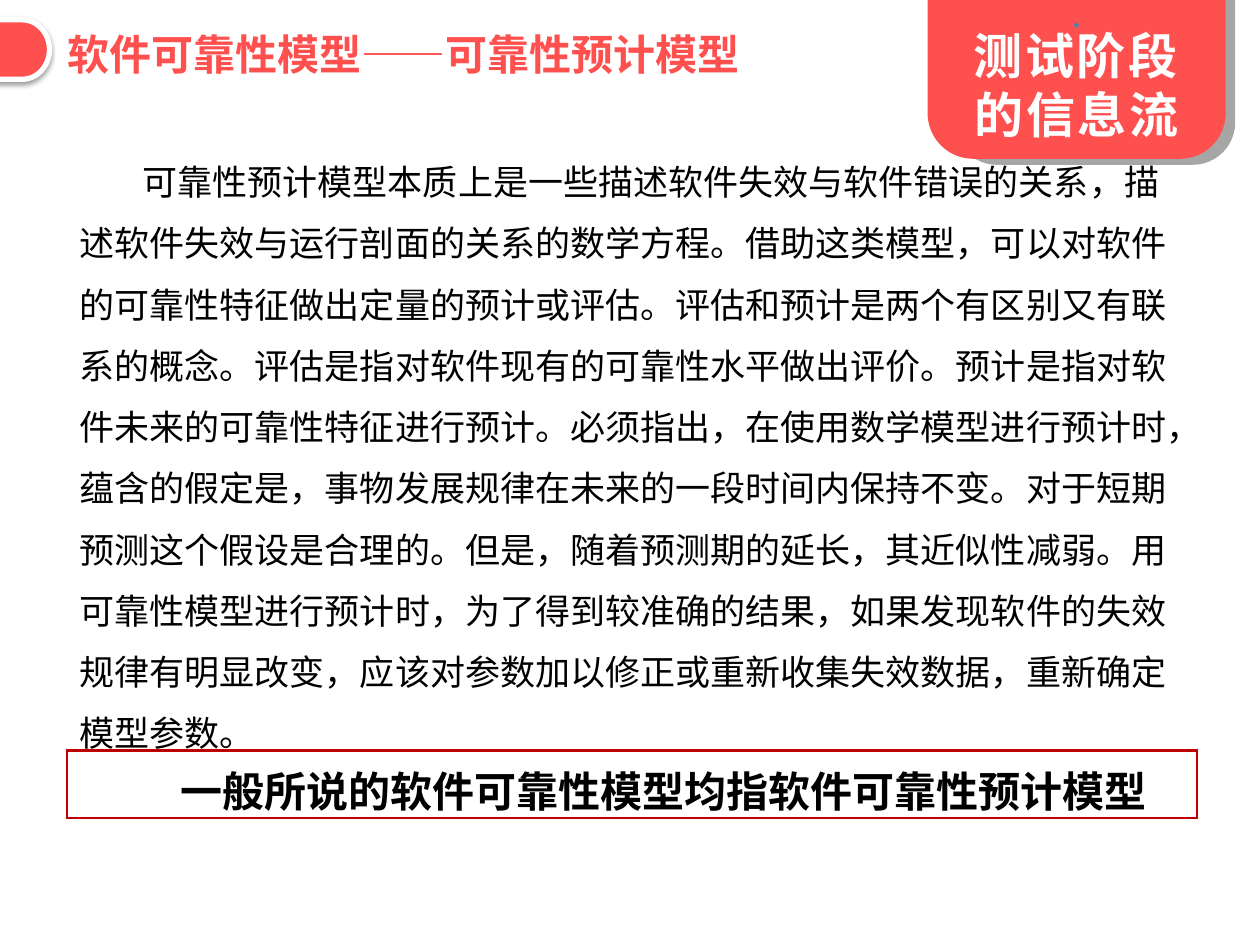
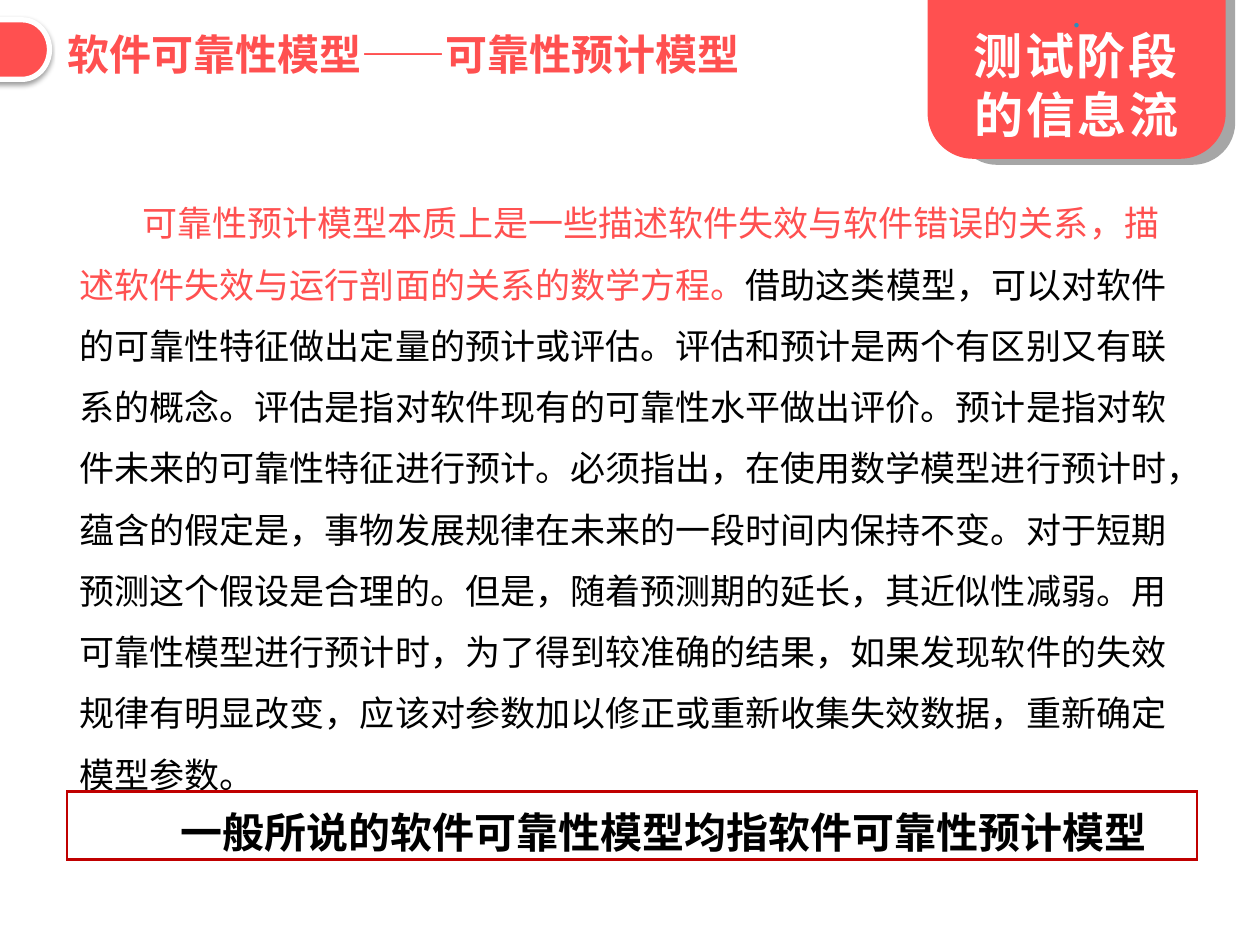
Before and after one commit to Lipingchang/SE2018-G09, a slide deck: slide 32 of 翻转PPT1/SE2018春-G09-第11周作业-翻转PPT1.pptx. Drawn at 1260x945 pixels with LibreOffice and Linux fonts; fonts in the diff are those of the drawing. Boxes give left, top, right and bottom in pixels: in the first picture for what was removed or moved away, otherwise in the second. Text is boxed around its words. In the diff, an @@ line names an element or a change of style, - is before the commit and + after.

```diff
--- a/翻转PPT1/SE2018春-G09-第11周作业-翻转PPT1.pptx
+++ b/翻转PPT1/SE2018春-G09-第11周作业-翻转PPT1.pptx
@@ text "可靠性预计模型本质上是一些描述软件失效与软件错误的关系，描述软件失效与运行剖面的关系的数学方程。借助这类模型，可以对软件 ...": place and size @@
-text "可靠性预计模型本质上是一些描述软件失效与软件错误的关系，描述软件失效与运行剖面的关系的数学方程。借助这类模型，可以对软件 ..." at [80, 160, 1202, 752]
+text "可靠性预计模型本质上是一些描述软件失效与软件错误的关系，描述软件失效与运行剖面的关系的数学方程。借助这类模型，可以对软件 ..." at [80, 206, 1202, 793]
@@ text "可靠性预计模型本质上是一些描述软件失效与软件错误的关系，描述软件失效与运行剖面的关系的数学方程。借助这类模型，可以对软件 ..." at [80, 206, 1202, 793]: text colour #000000 to #FF5050 in "可靠性预计模型本质上是一些描述软件失效与软件错误的关系，描述软件失效与运行剖面的关系的数学方程。借助这类模型，可以对软件 ..." @@
@@ rectangle "一般所说的软件可靠性模型均指软件可靠性预计模型": place and size @@
-rectangle "一般所说的软件可靠性模型均指软件可靠性预计模型" at [67, 750, 1197, 818]
+rectangle "一般所说的软件可靠性模型均指软件可靠性预计模型" at [67, 791, 1197, 859]
```
Also in this commit, not shown: 5 other slides changed.
